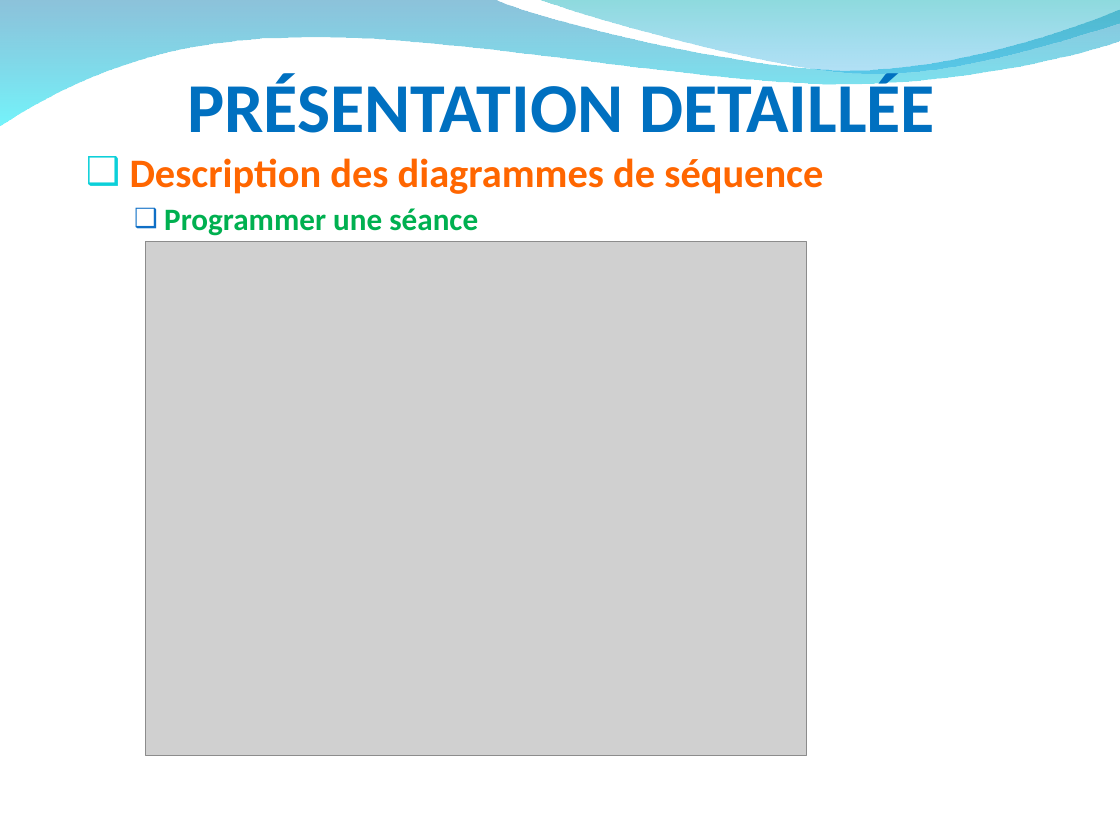
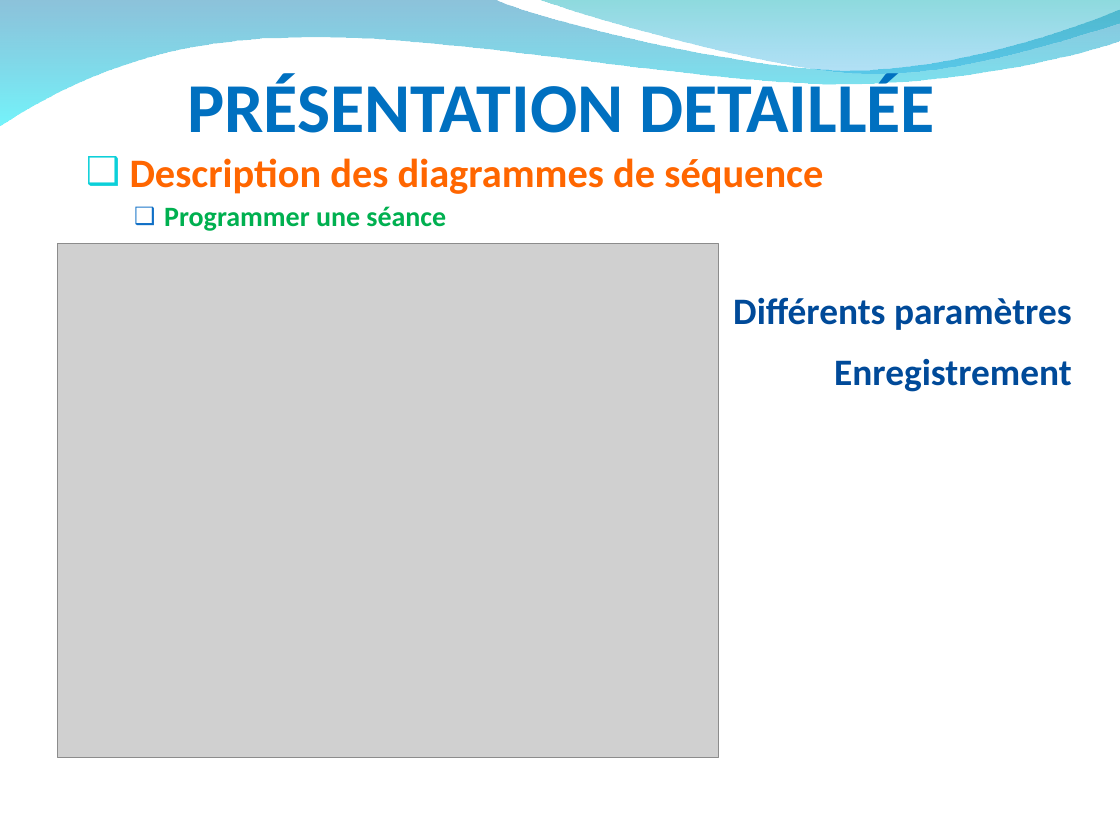
Before and after one commit to hardware/AscenseurPoissons, a slide deck: slide 10 of DOSSIERS A RENDRE/RevueAnalysePPT.ppt. Drawn at 1120x840 pixels with LibreOffice and Linux fonts; fonts in the diff are those of the drawing; grey boxes stand for pictures; background and template pictures are left out. Boxes give left, top, right and bottom in pixels: in the first picture for what was removed or moved away, otherwise in the second. Text is boxed around its words. In the diff, an @@ line names an element or a change of style, - is before the commit and + after.

```diff
--- a/DOSSIERS A RENDRE/RevueAnalysePPT.ppt
+++ b/DOSSIERS A RENDRE/RevueAnalysePPT.ppt
@@ text at [164, 206, 446, 231]: size 20 to 18 pt in "Programmer une séance" @@
@@ picture: place and size @@
-picture at [146, 242, 808, 756]
+picture at [57, 244, 718, 758]
@@ text at [733, 297, 1072, 392]: paragraphs added @@
+Différents paramètres
+Enregistrement
```
Also in this commit, not shown: 8 other slides changed, 10 slides added, 13 slides removed.
